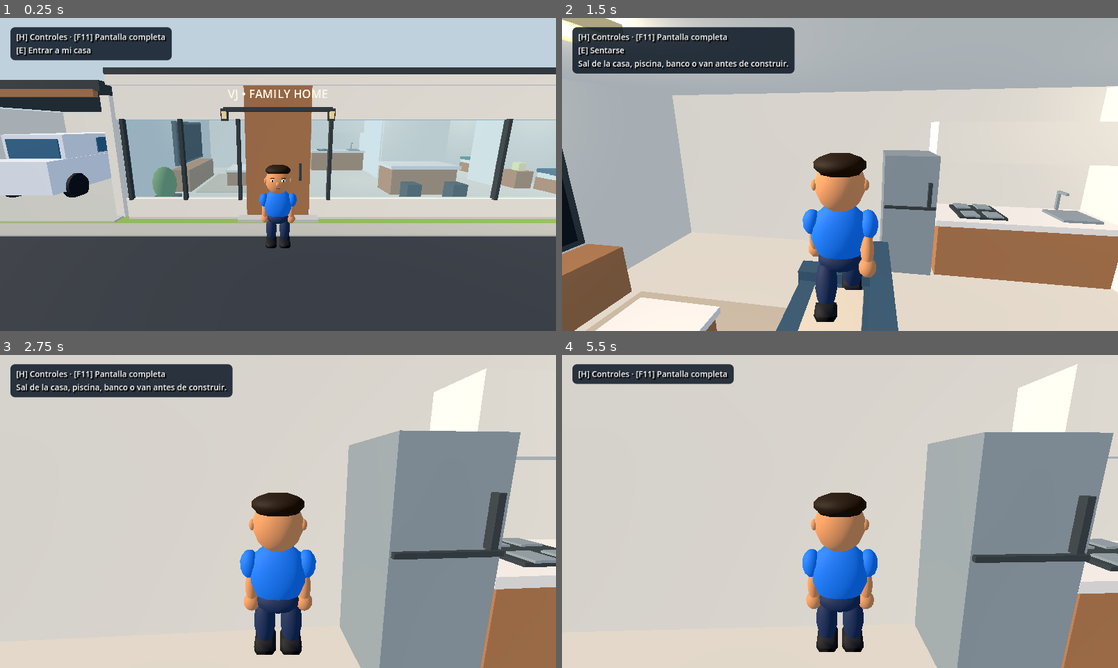
Above: before the commit, frames 1-4 (two rows, left to right).
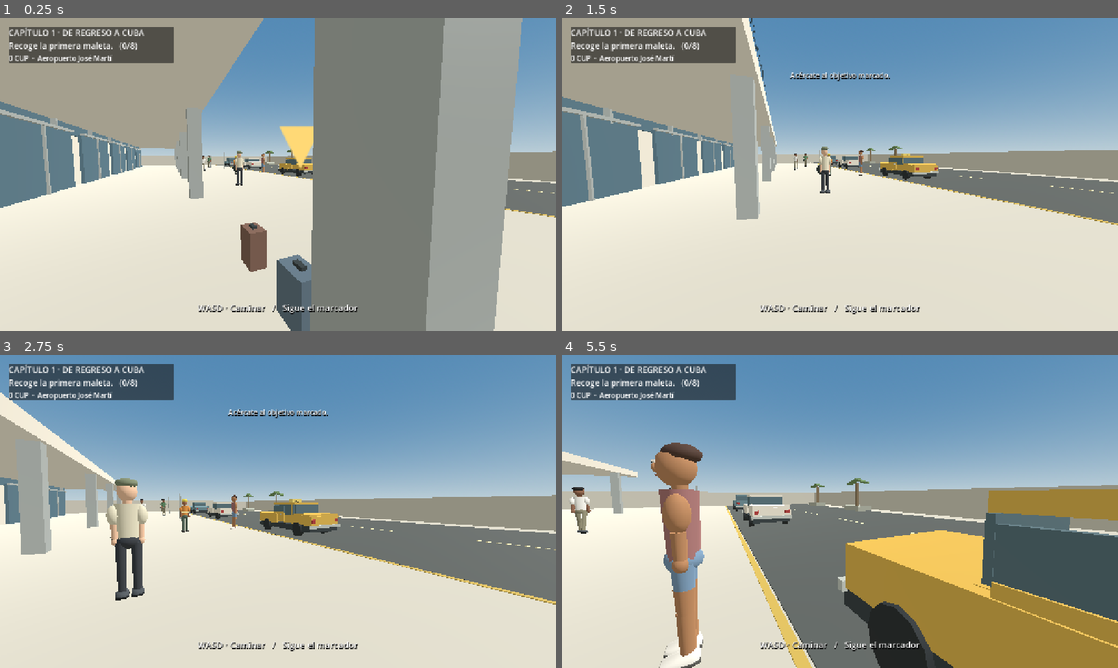
Above: after the commit, the same moments.

Repository: valdy247/mycity
Game: Godot game, scene res://airport.tscn
Two runs of this game, one before a commit and one after it. Both use one fixed random seed, a clock stepped at 60 frames per second and the inputs below. Before the commit the project starts from res://main.tscn.
Inputs (mouse positions are in pixels of both pictures, inside the frame that each line leads up to):
- Up to frame 1 (0.25 s): no input
- Up to frame 2 (1.5 s): tap Enter at 0.5 s; move the mouse to (867, 174) at 0.52 s; hold W from 0.53 s (still down); tap E at 0.6 s; click (867, 174) at 0.67 s; tap Space at 0.77 s; move the mouse to (812, 174) at 1.27 s; tap B at 1.35 s
- Up to frame 3 (2.75 s): keep holding W; tap Space at 1.52 s; move the mouse to (289, 505) at 2.02 s; tap Q at 2.1 s
- Up to frame 4 (5.5 s): keep holding W; move the mouse to (834, 517) at 2.77 s; tap X at 2.85 s; click (834, 517) at 2.92 s; tap Space at 3.02, 3.77, 4.52 s; move the mouse to (878, 514) at 3.52 s; tap 1 at 3.6 s; move the mouse to (795, 508) at 4.27 s; tap 2 at 4.35 s; move the mouse to (845, 511) at 5.02 s; tap 3 at 5.1 s; click (845, 511) at 5.17 s

The runs differ from the first frame. In frame 1, 97% of the frame differs, in the area x 0-100%, y 0-100%; in frame 2, 82%; in frame 3, 80%; in frame 4, 86%.

Commit message:
Phase 1: start MyCity chapter one at airport, preserve legacy city scene

Diff:
--- a/game/project.godot
+++ b/game/project.godot
@@ -3,7 +3,7 @@
 
 [application]
 config/name="Valdy Jr TV - The Game"
-run/main_scene="res://main.tscn"
+run/main_scene="res://airport.tscn"
 config/features=PackedStringArray("4.3", "GL Compatibility")
 
 [display]
